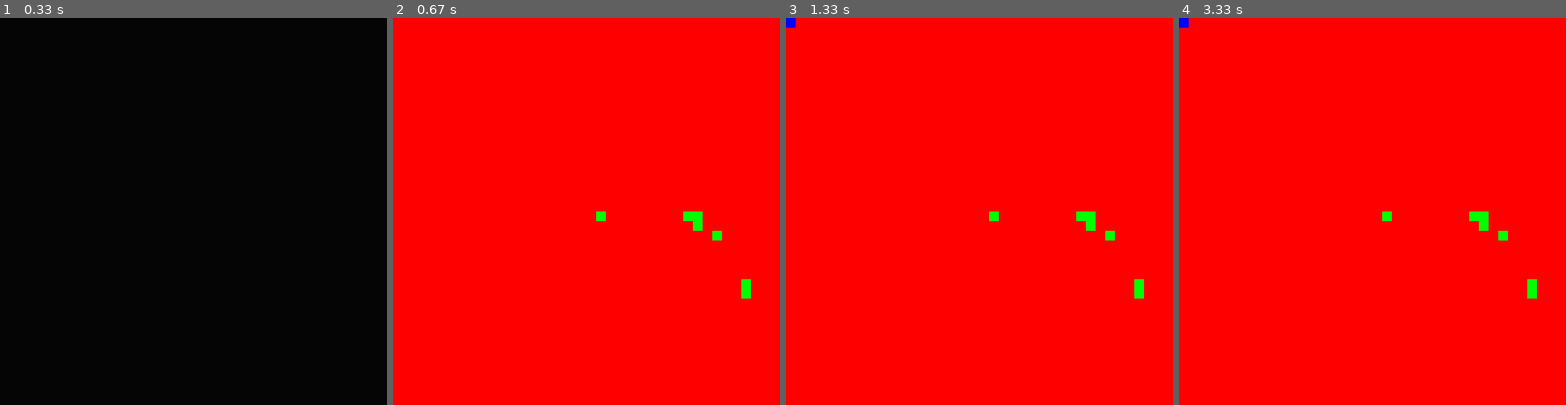
Above: before the commit, frames 1-4 (left to right).
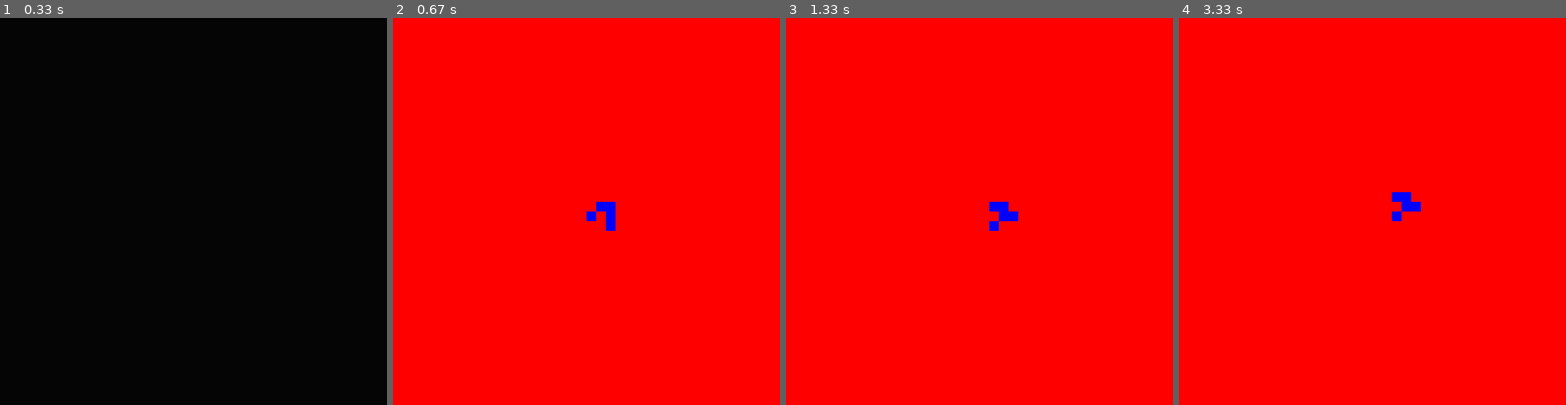
Above: after the commit, the same moments.

Repository: hippyclipper/pygame_graphics
Game: pygame game, started from src/newProject.py
Same seed, same stepped clock (60 frames per second), same inputs: the game is played once before the commit and once after it.
Inputs:
- Up to frame 1 (0.33 s): no input
- Up to frame 2 (0.67 s): no input
- Up to frame 3 (1.33 s): no input
- Up to frame 4 (3.33 s): no input

Frame 1 is identical in both runs. In frame 2, 0.8% of the frame differs, in the area x 50-93%, y 47-73%; in frame 3, 0.8%, in the area x 0-93%, y 0-73%; in frame 4, 0.8%.

Commit message:
working game of life

Diff:
--- a/src/newProject.py
+++ b/src/newProject.py
@@ -15,7 +15,7 @@
 BLUE = (0,0,255)
 GREEN = (0,255,0)
 BACKGROUND = (5, 5, 5)
-COLORLIST = [RED, GREEN, BLUE]
+COLORLIST = [RED, BLUE]
 done = False
 
 class Square:
@@ -27,6 +27,7 @@
         self.j = j
         self.w = w
         self.color = RED
+        self.n = 0
 
 
     def draw(self):
@@ -36,6 +37,7 @@
 class Board:
 
     def __init__(self):
+
         self.sizeSquare = 20
         self.squares = []
         for x in range(width//self.sizeSquare):
@@ -43,14 +45,38 @@
             for y in range(height//self.sizeSquare):
                 self.squares[x].append(Square(x, y, self.sizeSquare))
 
+
     def checkSquare(self,x,y):
-        pass
+        dirs = [[-1,-1,],[-1,0,],[-1,1],[0,-1],[0,1],[1,-1],[1,0],[1,1]]
+        i = 0
+        j = 0
+        self.squares[x][y].n = 0
+        for side in dirs:
+            i = x + side[0]
+            j = y + side[1]
+            if (i < 0 or i >= width//self.sizeSquare) or (j < 0 or j >= height//self.sizeSquare):
+                continue
+            if self.squares[i][j].color == BLUE:
+                self.squares[x][y].n += 1
 
     def calcNextDoor(self):
-        for x in range(len(self.sizeSquare[0])):
-            for y in range(len(self.sizeSquare)):
+        for x in range(len(self.squares[0])):
+            for y in range(len(self.squares)):
                 self.checkSquare(x,y)
 
+    def updateColor(self):
+        for row in self.squares:
+            for square in row:
+                if square.color == BLUE and (square.n == 3 or square.n == 2):
+                    square.color = BLUE
+                elif square.color == RED and square.n == 3:
+                    square.color = BLUE
+                else:
+                    square.color = RED
+
+    def update(self):
+        self.calcNextDoor()
+        self.updateColor()
 
     def draw(self):
         for x in self.squares:
@@ -59,16 +85,15 @@
 
 board = Board()
 
-testSquare = Square(0, 0, 20)
-testSquare.color = BLUE
+offset = 20
+board.squares[0+offset][0+offset].color = BLUE
+board.squares[1+offset][0+offset].color = BLUE
+board.squares[2+offset][0+offset].color = BLUE
+board.squares[2+offset][1+offset].color = BLUE
+board.squares[1+offset][2+offset].color = BLUE
+# board.squares[21][20].color = BLUE
+# board.squares[31][21].color = BLUE
 
-board.squares[30][20].color = GREEN
-board.squares[31][20].color = GREEN
-board.squares[33][22].color = GREEN
-board.squares[36][27].color = GREEN
-board.squares[36][28].color = GREEN
-board.squares[21][20].color = GREEN
-board.squares[31][21].color = GREEN
 
 while not done:
 
@@ -76,13 +101,9 @@
         if event.type == pygame.QUIT:
             done = True
 
+    board.update()
     board.draw()
-    testSquare.draw()
 
-    if testSquare.color == BLUE:
-         testSquare.color = RED
-    else:
-        testSquare.color = BLUE
 
     pygame.display.flip()
     clock.tick(60)
